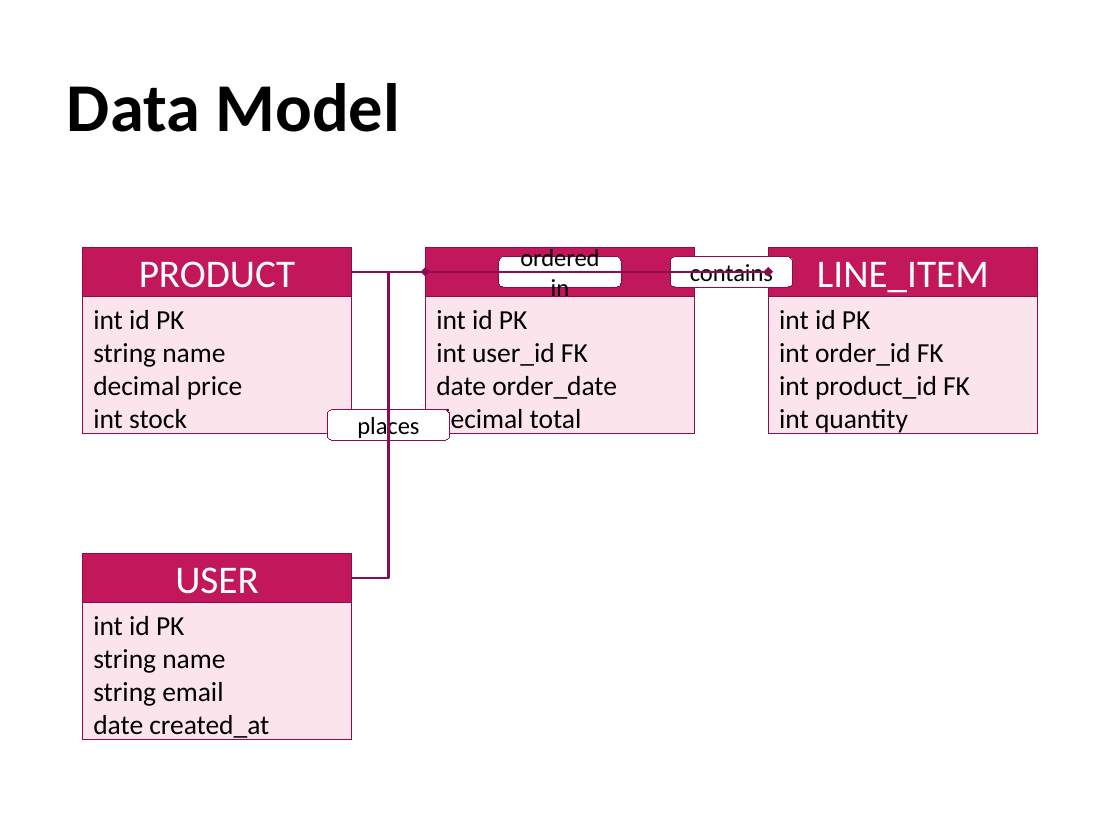
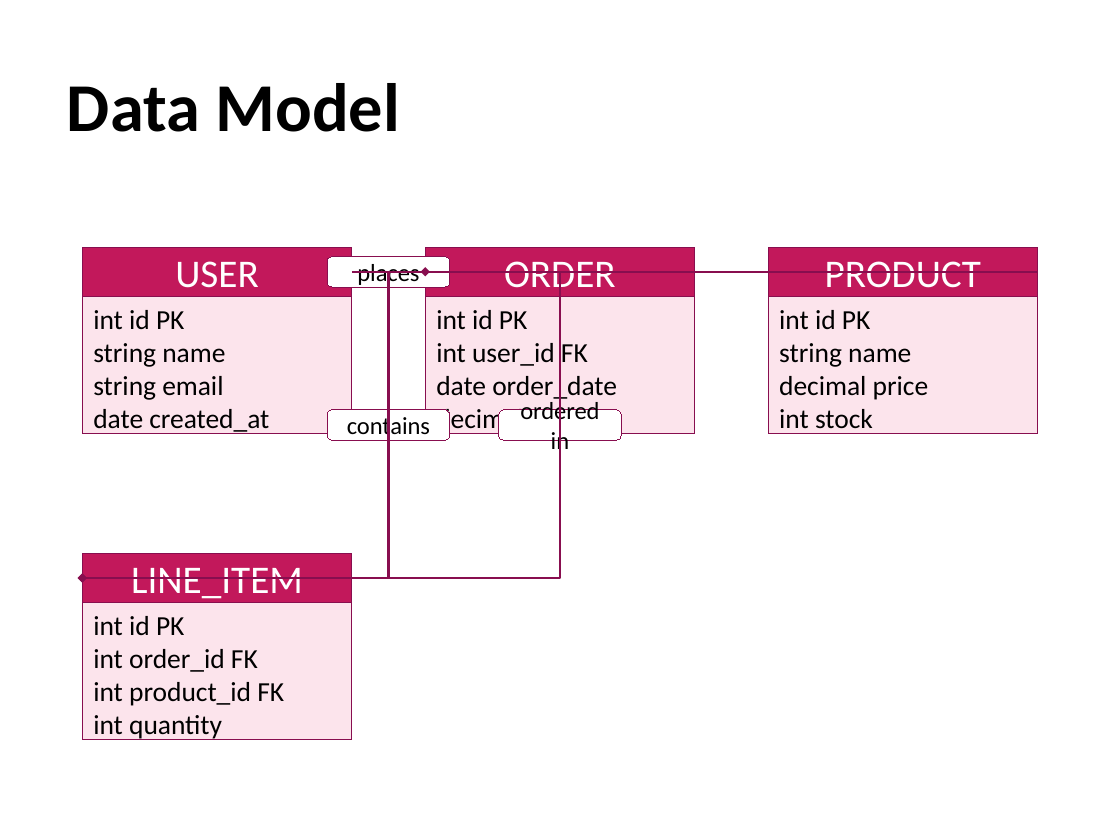
Before and after one commit to yingkitw/ppt-rs, a slide deck: slide 11 of examples/md2ppt_demo.pptx. Drawn at 1120x840 pixels with LibreOffice and Linux fonts; fonts in the diff are those of the drawing. Boxes give left, top, right and bottom in pixels: in the first picture for what was removed or moved away, otherwise in the second. Text is boxed around its words. In the diff, an @@ line names an element or a change of style, - is before the commit and + after.

```diff
--- a/examples/md2ppt_demo.pptx
+++ b/examples/md2ppt_demo.pptx
@@ text in rectangle at [175, 261, 258, 297]: text changed @@
-PRODUCT
+USER
@@ rounded rectangle "places": place and size @@
-rounded rectangle "places" at [327, 410, 449, 440]
+rounded rectangle "places" at [327, 256, 449, 287]
@@ text in rectangle at [825, 261, 981, 297]: text changed @@
-LINE_ITEM
+PRODUCT
@@ elbow arrow moved from (352, 272) - (768, 272) to (1038, 272) - (82, 578) @@
@@ elbow arrow moved from (694, 272) - (768, 272) to (694, 272) - (82, 578) @@
@@ elbow arrow moved from (352, 578) - (426, 272) to (352, 272) - (426, 272) @@
@@ text in rectangle at [93, 310, 269, 434]: text changed @@
-int id PK
-string name
-decimal price
-int stock
+int id PK
+string name
+string email
+date created_at
@@ text in rectangle at [779, 310, 929, 434]: text changed @@
-int id PK
-int order_id FK
-int product_id FK
-int quantity
+int id PK
+string name
+decimal price
+int stock
@@ rounded rectangle "contains": place and size @@
-rounded rectangle "contains" at [670, 256, 792, 287]
+rounded rectangle "contains" at [327, 410, 449, 440]
@@ rounded rectangle "ordered in": place and size @@
-rounded rectangle "ordered in" at [498, 256, 620, 287]
+rounded rectangle "ordered in" at [498, 410, 620, 440]
@@ text in rectangle at [131, 568, 303, 603]: text changed @@
-USER
+LINE_ITEM
@@ text in rectangle at [93, 616, 284, 740]: text changed @@
-int id PK
-string name
-string email
-date created_at
+int id PK
+int order_id FK
+int product_id FK
+int quantity
```
Also in this commit, not shown: 34 other files.
